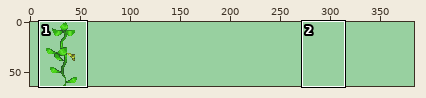
Sprite sheet -- graphics/pokemon/zekrom/overworld.png. The picture above shows the old version from afar; the outline marks the close-up.
Close-up. Old version:
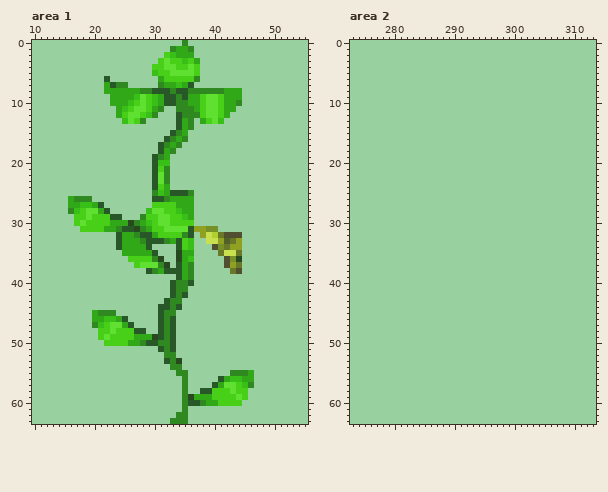
The file is 384x64 pixels. Shown: area 1: x 10..55, y 0..63; area 2: x 273..313, y 0..63. The commit also changed other parts of the picture, which this record leaves out.
After the commit:
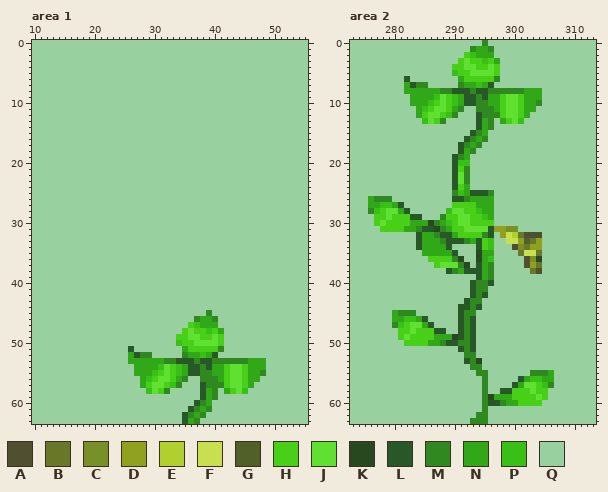
Palette (. is transparent): A #505030  B #687828  C #789028  D #90a020  E #b0d030  F #c8e050  G #506028  H #48d018  J #60e030  K #284820  L #285828  M #308820  N #30a818  P #38c018  Q #98d0a0
Edits made:
Changed rows in their new state; - is an unchanged pixel.
Area 1:
first column x 16:
 0 -------------------Q-------------
 1 -----------------QQQQ------------
 2 ----------------QQQQQ------------
 3 ---------------QQQQQQQ-----------
 4 --------------QQQQQQQQ-----------
 5 --------------QQQQQQQQ-----------
 6 ------Q--------QQQQQQQ-----------
 7 ------QQQQ-----QQQQQQ------------
 8 ------QQQQQQQQQQQQQQQQQQQQQQQ----
 9 -------QQQQQQQQQQQQQQQQQQQQQQ----
10 -------QQQQQQQQQQQQQQQQQQQQQQ----
11 --------QQQQQQQQ--QQQQQQQQQQ-----
12 --------QQQQQQQ---QQQQQQQQQ------
13 ---------QQQQ-----QQQ-QQQQ-------
14 ------------------QQQ------------
15 -----------------QQQ-------------
16 ----------------QQQQ-------------
17 ---------------QQQQ--------------
18 ---------------QQQ---------------
19 --------------QQQ----------------
20 --------------QQQ----------------
21 --------------QQQ----------------
22 --------------QQQ----------------
23 --------------QQQ----------------
24 --------------QQQ----------------
25 --------------QQQQQQQ------------
26 QQQQ----------QQQQQQQ------------
27 QQQQQQ--------QQQQQQQ------------
28 QQQQQQQ------QQQQQQQQ------------
29 -QQQQQQQQ---QQQQQQQQQ------------
30 -QQQQQQQQQQQQQQQQQQQQ------------
31 --QQQQQQQQQQQQQQQQQQQQQQQ--------
32 --------QQQQQQQQQQQQQ-QQQQQQQ----
33 --------QQQQQQQQQQQQQ--QQQQQQ----
34 --------QQQQQQ----QQQ---QQQQQ----
35 ---------QQQQQQ---QQQ----QQQQ----
36 ----------QQQQQQ--QQQ-----QQQ----
37 -----------QQQQQQ-QQQ-----QQQ----
38 -------------QQQQQQQQ------QQ----
39 ------------------QQQ------------
40 -----------------QQQQ------------
41 -----------------QQQ-------------
42 -----------------QQQ-------------
43 ----------------QQQ--------------
44 ---------------QQQQ--------------
45 ----QQQQ-------QQQ-----M---------
46 ----QQQQQQ-----QQQ---MNNM--------
47 ----QQQQQQQ----QQQ--HPNNN--------
48 -----QQQQQQQQ--QQQ-HJHHPHN-------
49 -----QQQQQQQQQQQQQHHJJHHJH-------
50 ------QQQQQQQQQQQQPHHJJJJH-------
51 ----------L----QQQ-NHHHHHM-------
52 ----------NLMM--QQ-MNNPNL--------
53 ----------NNNNNNM-LLLMLLMMMMMMNNN
54 -----------NNNNPJHPNLLMLNNHJJHNNN
55 -----------NNNPHJHPNLLMMNNHJJH-NM
56 ------------NPHJJHN---MMMNHJJH-N-
57 ------------NHJJHPMQ--LMMMH-JHN--
58 -------------PJHM--Q---NMQNHJP---
59 -------------------QQQL-MQQQQQ---
60 -------------------QQ---QQQQQ----
61 -------------------QLMNM---------
62 ------------------QLMNM----------
63 -----------------QQLNM-----------
Area 2:
first column x 276:
 0 -------------------M-----------
 1 -----------------MNNM----------
 2 ----------------HPNNN----------
 3 ---------------HJHHPHN---------
 4 --------------HHJJHHJH---------
 5 --------------PHHJJJJH---------
 6 ------L--------NHHHHHM---------
 7 ------NLMM-----MNNPNL----------
 8 ------NNNNNNMMLLLMLLMMMMMMNNN--
 9 -------NNNNPJHPNLLMLNNHJJHNNN--
10 -------NNNPHJHPNLLMMNNHJJHNNM--
11 --------NPHJJHNM--MMMNHJJHNN---
12 --------NHJJHPM---LMMMHJJHN----
13 ---------PJHM-----LNM-NHJP-----
14 ------------------LNM----------
15 -----------------LMN-----------
16 ----------------LMNM-----------
17 ---------------LMNM------------
18 ---------------LNM-------------
19 --------------LMN--------------
20 --------------LPP--------------
21 --------------LHM--------------
22 --------------LJM--------------
23 --------------LJM--------------
24 --------------LHN--------------
25 --------------MPNLLLM----------
26 NMMM----------LLMNNNN----------
27 NNPPNL--------HHHHNNN----------
28 MPHJJNL------PJJHHPNN----------
29 -HHJHHHLL---MHHJJHHPN----------
30 -HJHHHHNNNKMNPHJJHHHH----------
31 --HHHHNNMLLKMNHHJJJJLDDCC------
32 --------LNNMLLNHHHHML-DFEBAAA--
33 --------LNNNMLLLMNLHP--FFDGBD--
34 --------LNNNNL----LHP---ACBDD--
35 ---------NNNNNL---KNN----BFFB--
36 ----------HHHHMK--KNP-----ACK--
37 -----------HJJJMK-LNM-----ADB--
38 -------------LMNLLLNM------BA--
39 ------------------LNM----------
40 -----------------LMML----------
41 -----------------LMM-----------
42 -----------------LML-----------
43 ----------------LMM------------
44 ---------------LLML------------
45 ----NMMM-------LMM-------------
46 ----NNPPNL-----LML-------------
47 ----MPHJJNL----LML-------------
48 -----HHJHHHLL--LML-------------
49 -----HJHHHHNNNKLML-------------
50 ------HHHHNNMLLMML-------------
51 ---------------LML-------------
52 ----------------MM-------------
53 ----------------LMK------------
54 -----------------MM------------
55 ------------------MM-------MMMN
56 -------------------M-----LNPPNN
57 -------------------M----LNJJHPM
58 -------------------M--LLHHHJHH-
59 -------------------MKNNNHHHHJH-
60 -------------------MLLMNNHHHH--
61 -------------------M-----------
62 ------------------MM-----------
63 -----------------MMM-----------
Changed places in both close-ups, as pixel boxes (x1, y1, x2, y2):
changed: (68, 40, 266, 424)
changed: (368, 40, 554, 424)
